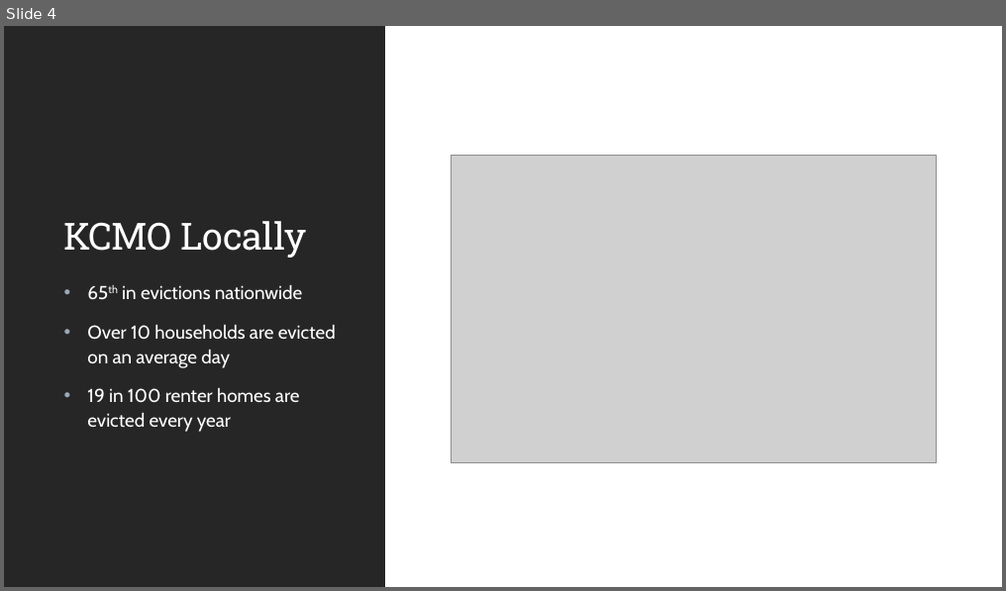
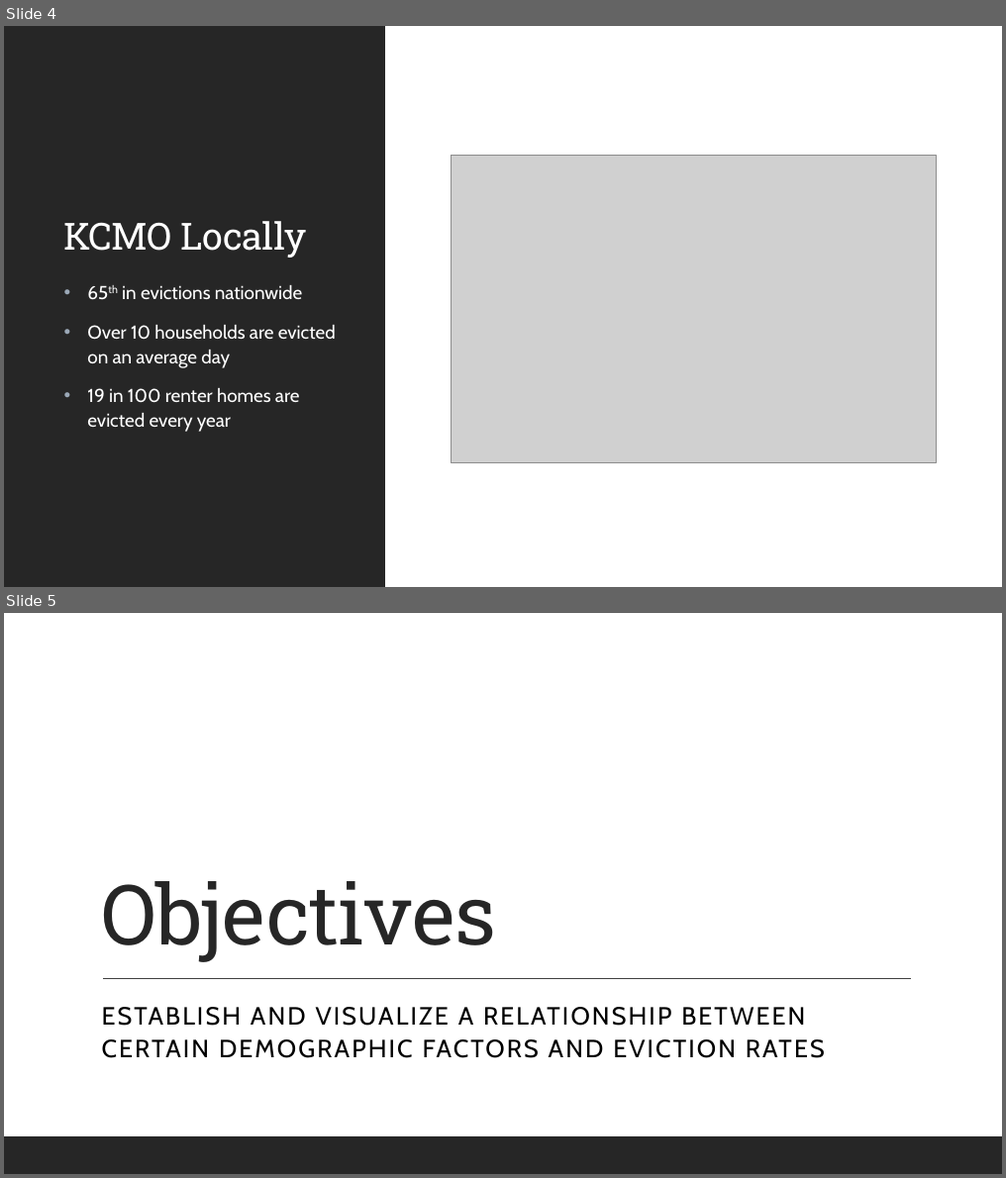
Before and after one commit to CecilyGriffin/EvictionPrediction, a slide deck: EvictionPrediction.pptx. Shown one above the other, each under a label of ours: slide 4 before the commit, slides 4 and 5 after it. The pictures are 1006x591 and 1006x1178 pixels, drawn with LibreOffice and Linux fonts; fonts in the diff are those of the drawing; grey boxes stand for pictures. Boxes give left, top, right and bottom in pixels: in the first picture for what was removed or moved away, otherwise in the second. Text is boxed around its words. In the diff, an @@ line names an element or a change of style, - is before the commit and + after.

```diff
--- a/EvictionPrediction.pptx
+++ b/EvictionPrediction.pptx
@@ slide 5 added at (4, 613, 1002, 1174), background #FFFFFF @@
@@ title added at (101, 881, 496, 962), 80 pt, text #262626 @@
+Objectives
@@ line added from (103, 979) to (912, 979), #404040 1 pt @@
@@ subtitle added at (102, 1007, 825, 1059), 24 pt, text #000000 @@
+ESTABLISH AND VISUALIZE A RELATIONSHIP BETWEEN CERTAIN DEMOGRAPHIC FACTORS AND EVICTION RATES
@@ rectangle added at (4, 1137, 1002, 1174), fill #262626 @@
```
Also in this commit, not shown: 3 other slides added, 1 other file.
